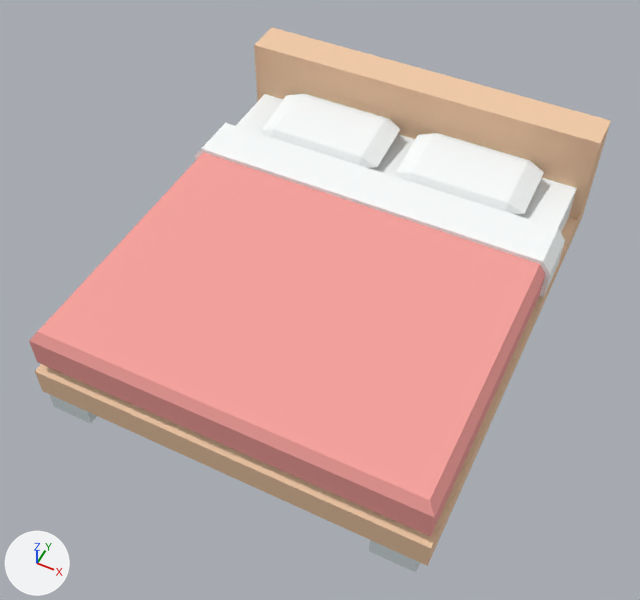
One commit to the glTF model assets/props/furniture/bedDouble.glb: the scene before it, then after it.
The view is the same before and after, from a camera (50 mm lens) standing at (1.112, -0.792, 1.71) and looking at (0.476, 0.479, 0.121). The axes (+X, +Y, +Z) are drawn at lower left. The lights are the same throughout. The older version comes first. Vertices at exactly the same position are counted once.

In view in the first picture: 'bedDouble(Clone)', 'cover', 'pillowLeft', 'pillowRight'.
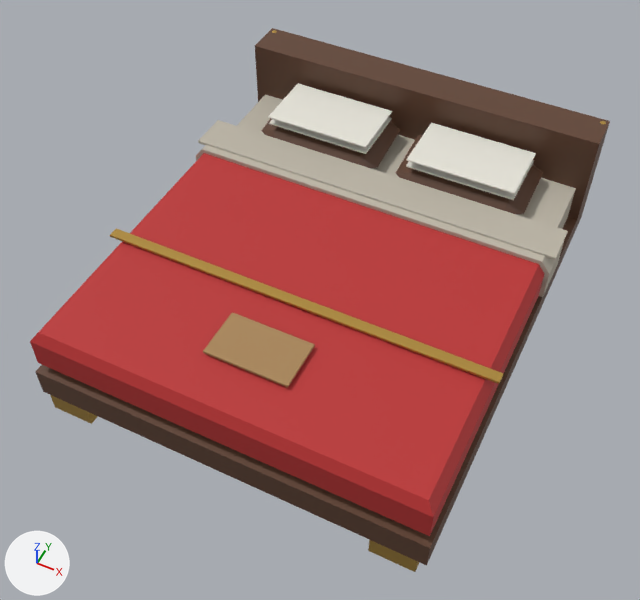
Boxes (x1, y1, x2, y2) around the edits, measured in the pictures (640 x 600 px):
'cover', reshaped, moved, rescaled
    before: (29, 123, 565, 536)
    after: (30, 120, 568, 536)
'bedDouble(Clone)', reshaped, moved, rescaled
    before: (35, 27, 611, 572)
    after: (36, 28, 610, 572)
'pillowRight', reshaped, moved, rescaled (12% taller)
    before: (396, 133, 544, 215)
    after: (396, 123, 543, 215)
'pillowLeft', reshaped, moved, rescaled (15% taller)
    before: (261, 94, 400, 168)
    after: (262, 83, 400, 168)
part 1 of me_mesh_beddouble, added (brown)
    after: (203, 312, 315, 388)
part 2 of me_mesh_beddouble, recoloured
    both: (237, 95, 576, 229)
part 3 of me_mesh_beddouble, recoloured
    both: (36, 28, 610, 565)
part 4 of me_mesh_beddouble, recoloured
    both: (50, 395, 420, 572)
part 5 of me_mesh_cover, added
    after: (198, 120, 568, 260)
part 6 of me_mesh_cover, added
    after: (110, 229, 504, 384)
part 7 of me_mesh_cover, recoloured (pink to red)
    both: (30, 153, 545, 536)
part 8 of me_mesh_cover, recoloured
    before: (195, 123, 565, 297)
    after: (196, 145, 564, 297)
part 9 of me_mesh_pillowleft, added
    after: (268, 83, 536, 200)
part 10 of me_mesh_pillowleft, recoloured (white to brown)
    before: (261, 94, 544, 215)
    after: (262, 118, 543, 215)

The change, as a diff of the scene's bpy script:
```diff
--- a/assets/props/furniture/bedDouble.glb.py
+++ b/assets/props/furniture/bedDouble.glb.py
@@ mat_walnut @@
+mat_walnut = principled_material('walnut')
+mat_walnut.base_color = (0.12, 0.055, 0.03)  # brown #614230
@@ mat_linen @@
+mat_linen = principled_material('linen')
+mat_linen.base_color = (0.5, 0.46, 0.38)  # grey #bcb5a6
+mat_linen.roughness = 0.9
@@ mat_red @@
+mat_red = principled_material('red')
+mat_red.base_color = (0.5, 0.03, 0.03)  # red #bc3030
+mat_red.roughness = 0.7
@@ me_mesh_beddouble @@
-me_mesh_beddouble.from_pydata(...)  # 52 vertices, 100 faces; spans x 0.003..0.953, y 0.0..1.125, z 0.0..0.375
+me_mesh_beddouble.from_pydata(...)  # 198 vertices, 366 faces; spans x 0.003..0.953, y 0.0..1.125, z 0.0..0.377
+# me_mesh_beddouble part 1: a new loose piece, a box spanning x 0.378..0.578, y 0.13..0.25, z 0.257..0.263, in mat_kraft (brown #aa8659)
+# me_mesh_beddouble part 2: 8 faces spanning x 0.028..0.928, y 0.025..1.025, z 0.125..0.225 switch from mat_carpetwhite (white #fcffff) to mat_linen (grey #bcb5a6)
+# me_mesh_beddouble part 3: 42 faces spanning x 0.003..0.953, y 0.0..1.125, z 0.05..0.375 switch from mat_wood (beige #f3cca8) to mat_walnut (brown #614230)
+# me_mesh_beddouble part 4: 40 faces spanning x 0.023..0.933, y 0.0..1.125, z 0.0..0.05 switch from mat_metal (white #dfeaec) to mat_brass (orange #c49e4b)
+# other edits to the shape of me_mesh_beddouble do not show in these pictures
+me_mesh_beddouble.materials.append(mat_kraft)  # brown #aa8659
@@ me_mesh_cover @@
 # used by ob_cover; parent = ob_beddouble_clone; location = (0.01, 0.792, 0.215); rotation_euler = (0.0, 0.0, -1.571), in degrees (0, 0, -90); scale = (0.5, 0.5, 0.5)
-me_mesh_cover.from_pydata(...)  # 34 vertices, 64 faces; spans x -0.06..1.56, y -0.02..1.89, z -0.13..0.09
+me_mesh_cover.from_pydata(...)  # 57 vertices, 95 faces; spans x -0.06..1.56, y -0.02..1.9, z -0.13..0.1
+# me_mesh_cover part 5: a new loose piece, a box spanning x -0.059..0.141, y -0.024..1.896, z 0.082..0.096, in mat_linen (grey #bcb5a6)
+# me_mesh_cover part 6: a new loose piece, a box spanning x 0.875..0.925, y -0.024..1.896, z 0.082..0.094, in mat_brass (orange #c49e4b)
+# me_mesh_cover part 7: 30 faces spanning x -0.06..1.56, y 0.0..1.87, z -0.13..0.07 switch from mat_carpet (pink #f9a39e) to mat_red (red #bc3030)
+# me_mesh_cover part 8: 31 faces spanning x -0.06..0.19, y -0.02..1.89, z -0.13..0.09 switch from mat_carpetwhite (white #fcffff) to mat_linen (grey #bcb5a6)
+# other edits to the shape of me_mesh_cover do not show in these pictures
+me_mesh_cover.materials.append(mat_brass)  # orange #c49e4b
@@ me_mesh_pillowleft @@
 # used by ob_pillowleft; parent = ob_beddouble_clone; location = (0.113, 1.031, 0.217); rotation_euler = (0.0, 0.126, -1.571), in degrees (0, 7.2, -90); scale = (0.5, 0.85, 0.5)
-me_mesh_pillowleft.from_pydata(...)  # 16 vertices, 50 faces; spans x 0.0..0.4, y 0.0..0.4, z 0.06..0.14
+me_mesh_pillowleft.from_pydata(...)  # 32 vertices, 74 faces; spans x 0.0..0.4, y 0.0..0.4, z 0.06..0.229
+# me_mesh_pillowleft part 9
+# 8 vertices are added at x 0.024..0.355, y 0.035, z 0.138..0.229
+# 8 new vertices lie (0.0, 0.33, 0.0) away from vertices in x 0.024..0.355, y 0.035, z 0.138..0.229
+# 24 new faces join them, mat_paper (white #e7e5da)
+# me_mesh_pillowleft part 10: 50 faces spanning x 0.0..0.4, y 0.0..0.4, z 0.06..0.14 switch from mat_carpetwhite (white #fcffff) to mat_walnut (brown #614230)
+me_mesh_pillowleft.materials.append(mat_paper)  # white #e7e5da
@@ ob_beddouble_clone @@
 ob_beddouble_clone = bpy.data.objects.new('bedDouble(Clone)', me_mesh_beddouble)
-ob_beddouble_clone.location = (0.0, 0.0, 0.0)
+ob_beddouble_clone.location = (0.002, 0.0, 0.0)
+ob_beddouble_clone.scale = (0.996, 1.0, 0.995)
```
